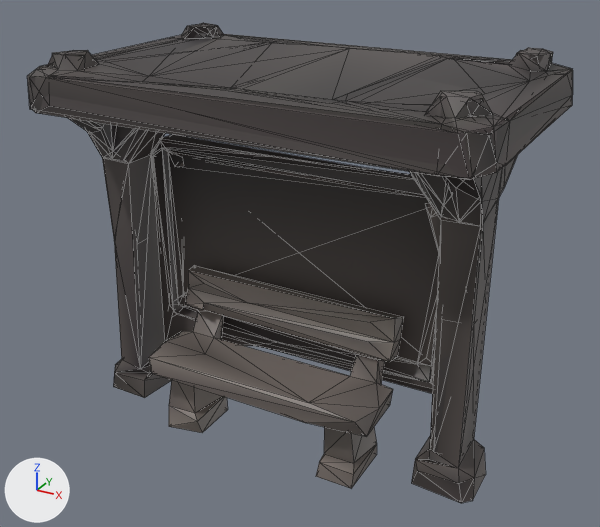
The glTF model public/models/prop_busstop.glb: old version first, new version second.
Both versions are drawn from a camera (50 mm lens) standing at (2.6, -4.78, 3.59) and looking at (0.01, -0.06, 1.23). The lights are fixed; the arrows at lower left show +X, +Y and +Z. The older version comes first. Mesh edges are drawn as thin lines. Where no turn or scale is listed for an object, it has been applied to the vertices.

Before the edit, the objects in view are built like this:
```python
mat_material_0 = bpy.data.materials.new('Material_0')
mat_material_0.use_nodes = True; mat_material_0.node_tree.nodes.clear()
_N = mat_material_0.node_tree.nodes; _L = mat_material_0.node_tree.links
n0 = _N.new('ShaderNodeBsdfPrincipled'); n0.name = 'Principled BSDF'
n1 = _N.new('ShaderNodeOutputMaterial'); n1.name = 'Material Output'
n2 = _N.new('ShaderNodeVertexColor'); n2.name = 'Color Attribute'
_L.new(n0.outputs[0], n1.inputs[0])  # 'BSDF' to 'Surface'
_L.new(n2.outputs[0], n0.inputs[0])  # 'Color' to 'Base Color'
me_mesh_0 = bpy.data.meshes.new('Mesh_0')
me_mesh_0.from_pydata(...)  # 502 vertices, 992 faces; spans x -1.56..1.56, y -1.0..1.0, z -1.35..1.35
me_mesh_0.materials.append(mat_material_0)
# before: 97 (-1.01, -0.09, -0.58) at pixel (183, 293), 98 (-1.06, -0.1, -0.69), 99 (-0.93, -0.11, -0.66) at pixel (191, 306), 416 (-0.82, -0.16, -0.43), 425 (-0.81, -0.29, -0.4) at pixel (188, 287)
# before: 426 (-0.78, -0.28, -0.41) at pixel (192, 288)
ob_mesh_0 = bpy.data.objects.new('Mesh_0', me_mesh_0)
ob_mesh_0.location = (0.0, 0.0, 1.347)
```
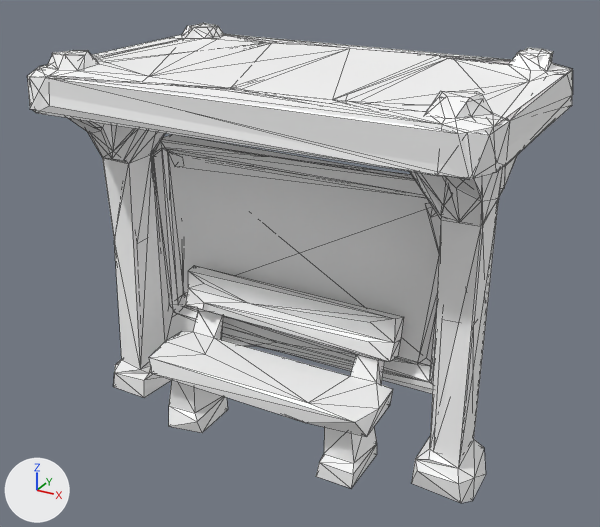
The change, as a list of edits to the scene's bpy script:
```text
Change mat_material_0:
    where n0 = _N.new('ShaderNodeBsdfPrincipled'); n0.name = 'Principled BSDF'
    add n0.inputs[0].default_value = (1.0, 1.0, 1.0, 1.0)  # 'Base Color', white #ffffff
    remove n2 = _N.new('ShaderNodeVertexColor'); n2.name = 'Color Attribute'
    remove _L.new(n2.outputs[0], n0.inputs[0])  # 'Color' to 'Base Color'
Change me_mesh_0:
    where me_mesh_0.from_pydata(...)  # 502 vertices, 992 faces; spans x -1.56..1.56, y -1.0..1.0, z -1.35..1.35
    used by ob_mesh_0; location = (0.0, 0.0, 1.347)
    verts and faces of me_mesh_0; kept vertices keep their numbers, new ones are numbered from 502
    me_mesh_0 part 1
    add delete_faces([(97, 99, 98), (416, 425, 426)])
    add faces += [(97, 98, 99), (416, 426, 425)]
```

What differs and where, as boxes [x1, y1, x2, y2] in the pictures (600 x 527 px; the box of a moved part takes in the faces that stretch with it):
'Mesh_0', recoloured, surface changed (lighter)
    both: [27, 23, 573, 503]
part 1 of me_mesh_0, moved or reshaped
    both: [180, 294, 187, 306]
